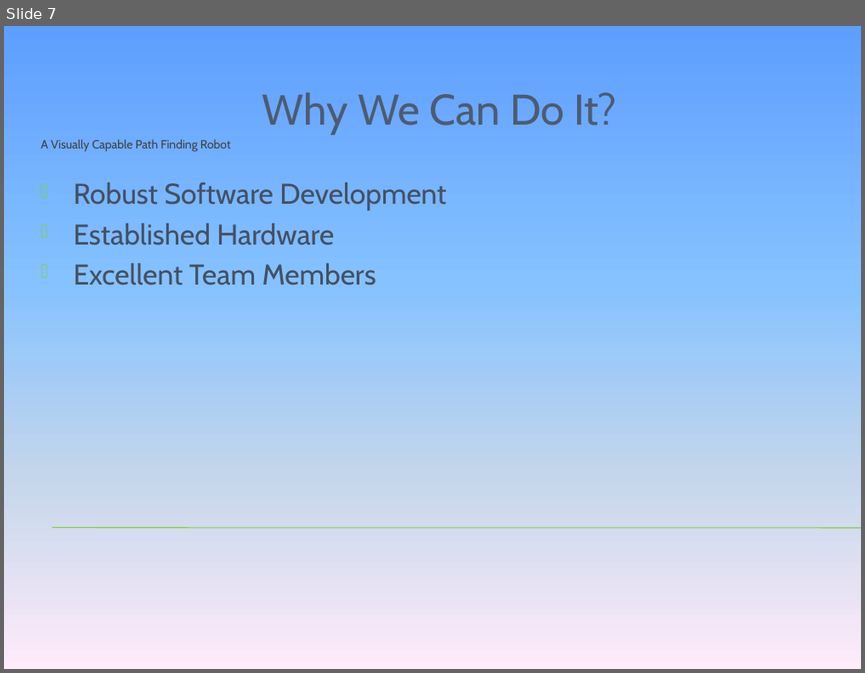
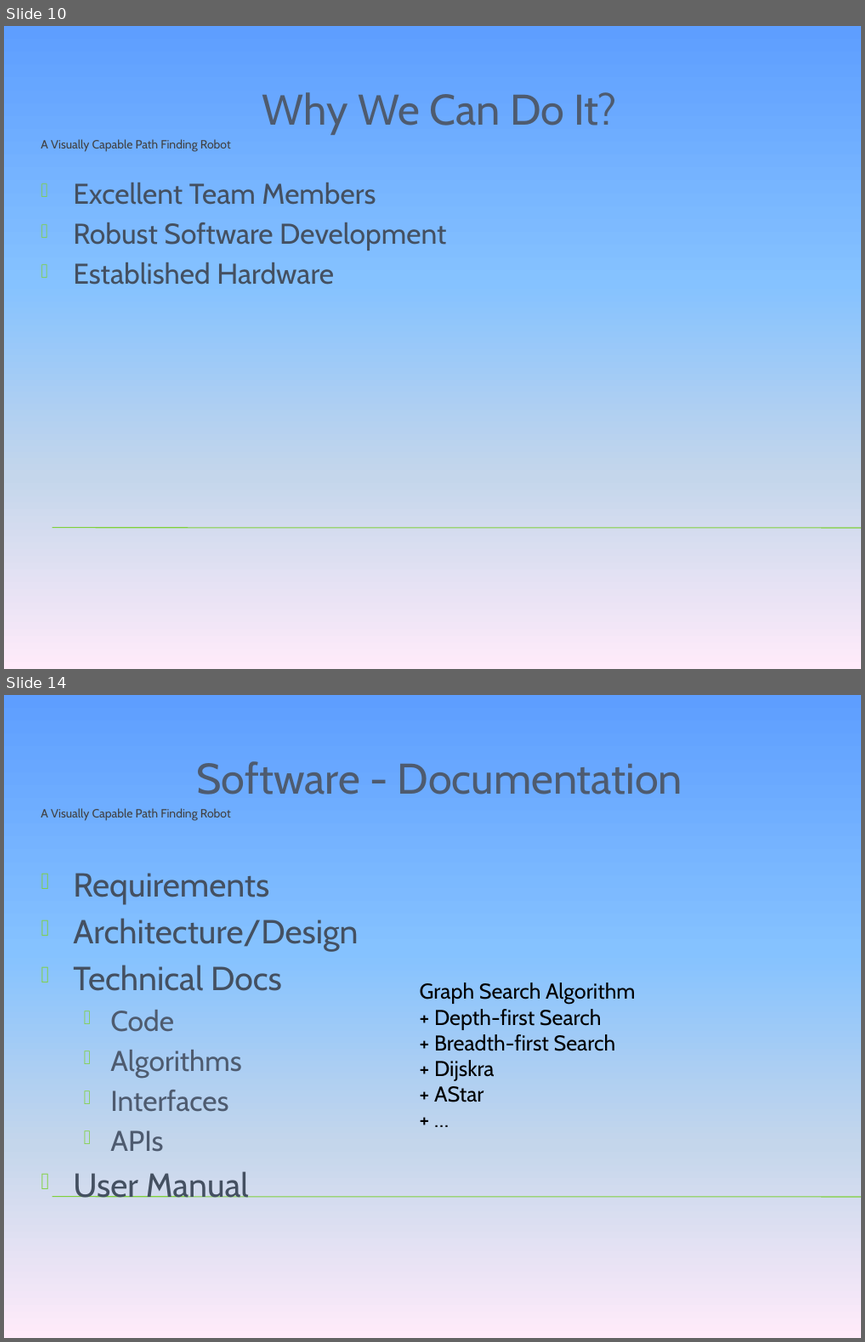
Before and after one commit to tkram01/see3po, a slide deck: Documents/VentureCapital.pptx. Shown one above the other, each under a label of ours: slide 7 before the commit, slides 10 and 14 after it; the slides between them are not shown. The pictures are 865x673 and 865x1342 pixels, drawn with LibreOffice and Linux fonts; fonts in the diff are those of the drawing; background and template pictures are left out. Boxes give left, top, right and bottom in pixels: in the first picture for what was removed or moved away, otherwise in the second. Text is boxed around its words. In the diff, an @@ line names an element or a change of style, - is before the commit and + after.

```diff
--- a/Documents/VentureCapital.pptx
+++ b/Documents/VentureCapital.pptx
@@ slide 14 added at [4,695,861,1338], background gradient #5E9EFF to #85C2FF to #C4D6EB to #FFEBFA; not listed: 2 template elements that a slide beside it also shows @@
@@ text added at [73,873,358,1197], 28 pt, text #455062 @@
+Requirements
+Architecture/Design
+Technical Docs
+  Code
+  Algorithms
+  Interfaces
+  APIs
+User Manual
@@ text added at [420,982,635,1102], 18 pt, text #000000 @@
+Graph Search Algorithm
++ Depth-first Search
++ Breadth-first Search
++ Dijskra
++ AStar
++ …
@@ title added at [40,1150,833,1265], 36 pt, text #4E5B6F @@
+Software - Documentation
@@ what was slide 7 is now slide 10 @@
@@ slide 10 changed as well @@
@@ text at [73,182,375,204]: paragraph added @@
+Excellent Team Members
@@ text at [74,263,376,285]: paragraph removed @@
-Excellent Team Members
```
Also in this commit, not shown: 2 other slides changed, 11 other slides added, 6 slides removed, 1 other file.
